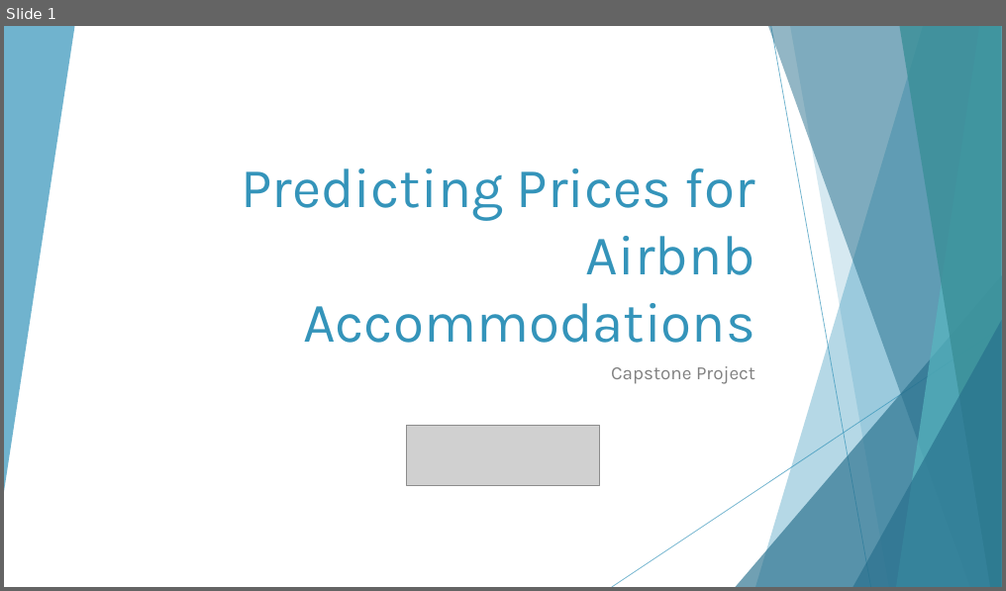
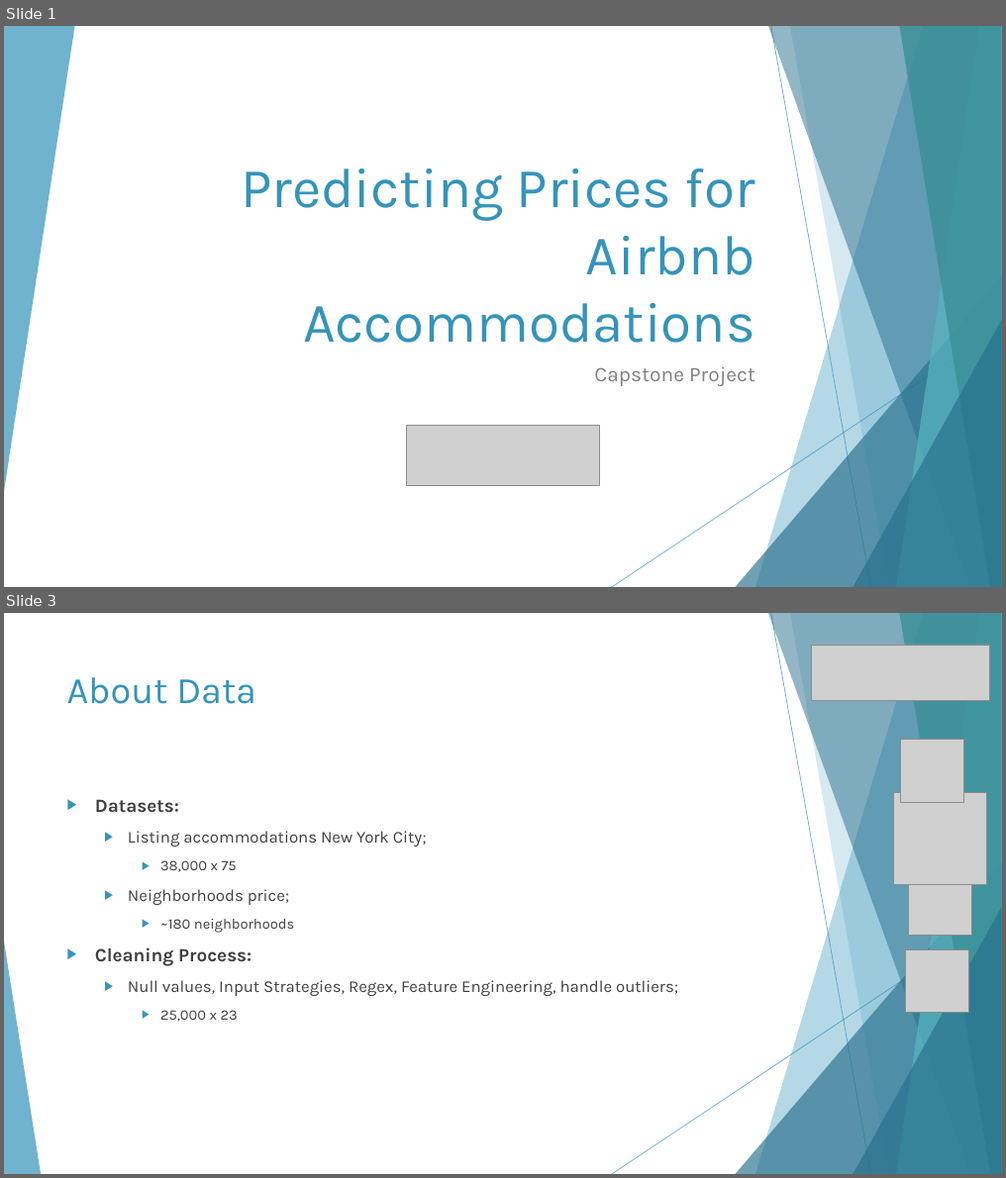
Before and after one commit to sresende/airbnb_data_analysis, a slide deck: Airbnb Presentation.pptx. Shown one above the other, each under a label of ours: slide 1 before the commit, slides 1 and 3 after it; the slides between them are not shown. The pictures are 1006x591 and 1006x1178 pixels, drawn with LibreOffice and Linux fonts; fonts in the diff are those of the drawing; grey boxes stand for pictures. Boxes give left, top, right and bottom in pixels: in the first picture for what was removed or moved away, otherwise in the second. Text is boxed around its words. In the diff, an @@ line names an element or a change of style, - is before the commit and + after.

```diff
--- a/Airbnb Presentation.pptx
+++ b/Airbnb Presentation.pptx
@@ slide 3 added at (x1=4, y1=613, x2=1002, y2=1174), background #FFFFFF; not listed: 9 template elements that a slide beside it also shows @@
@@ picture added at (x1=811, y1=645, x2=989, y2=700) @@
@@ title added at (x1=67, y1=677, x2=256, y2=704), 36 pt, text #3494BA @@
+About Data
@@ picture added at (x1=901, y1=740, x2=963, y2=802) @@
@@ text added at (x1=95, y1=799, x2=678, y2=1022), 16 pt, text #404040 @@
+▶ Datasets:
+  ▶ Listing accommodations New York City;
+    ▶ 38,000 x 75
+  ▶ Neighborhoods price;
+    ▶ ~180 neighborhoods
+▶ Cleaning Process:
+  ▶ Null values, Input Strategies, Regex, Feature Engineering, handle outliers;
+    ▶ 25,000 x 23
@@ picture added at (x1=894, y1=792, x2=986, y2=884) @@
@@ picture added at (x1=908, y1=872, x2=971, y2=935) @@
@@ triangle added at (x1=4, y1=942, x2=41, y2=1174), fill #3494BA at 70% opacity @@
@@ picture added at (x1=906, y1=950, x2=969, y2=1013) @@
@@ slide 1 changed as well @@
@@ subtitle "Capstone Project" at (x1=594, y1=367, x2=755, y2=386): size 18 to 20 pt @@
```
Also in this commit, not shown: 2 other slides changed, 12 other slides added, 5 slides removed, 12 other files.
